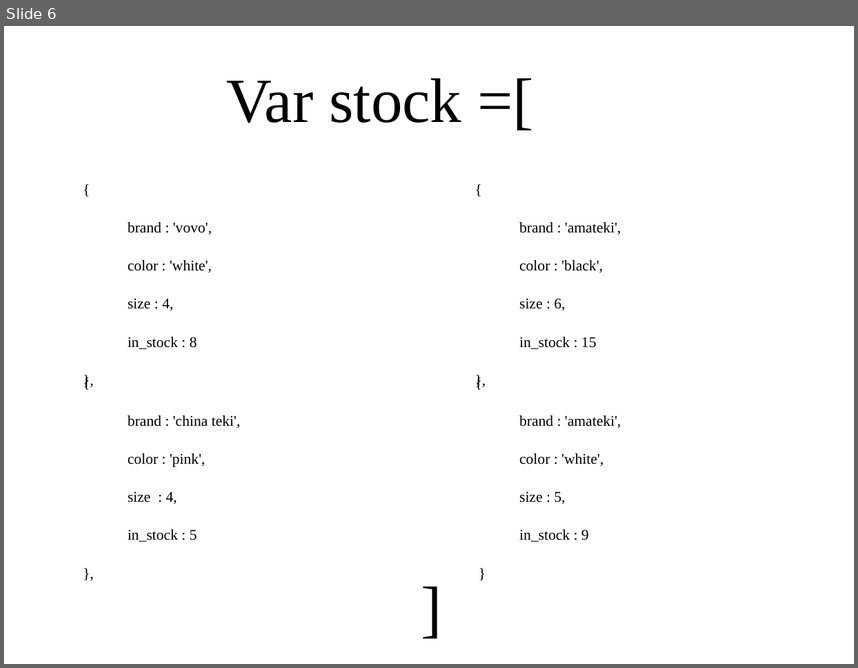
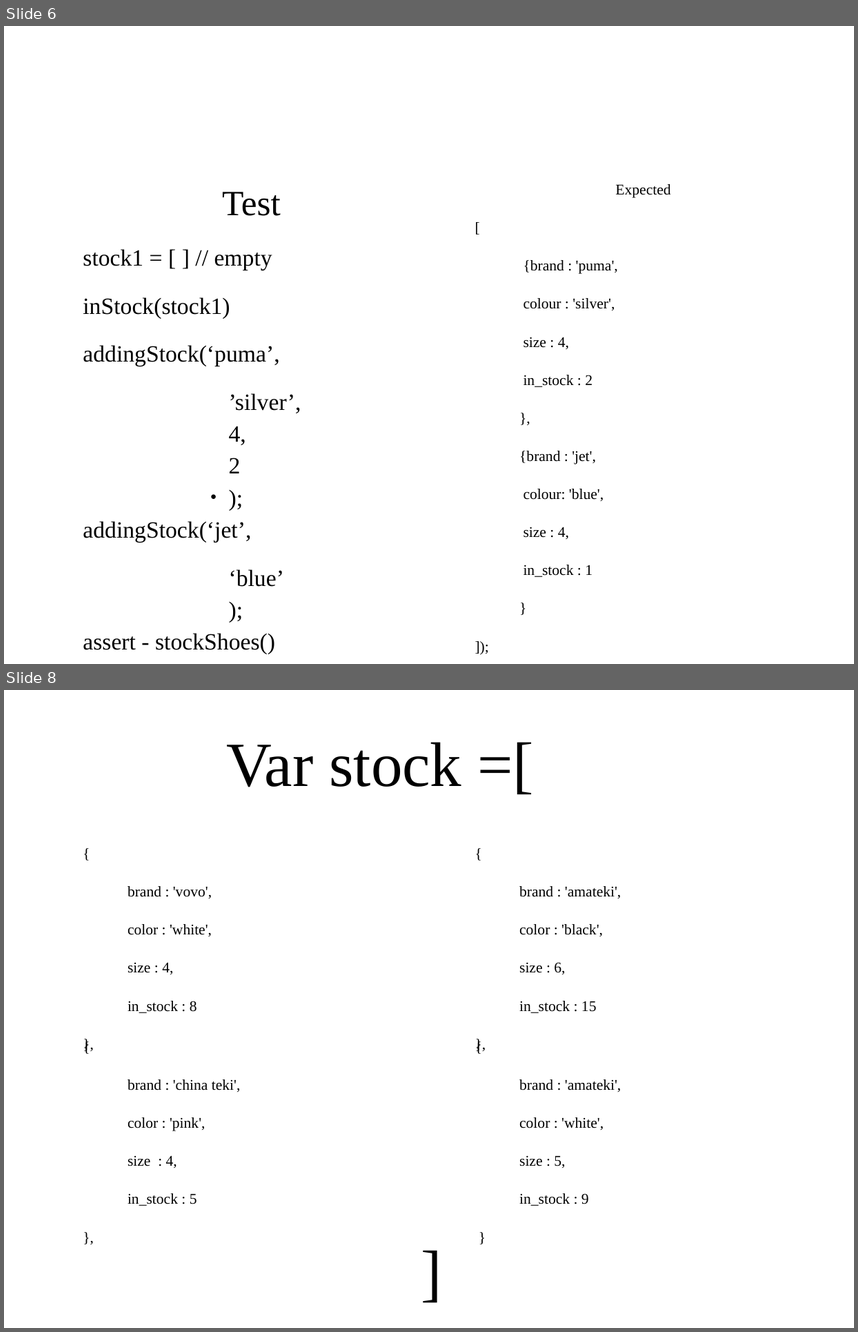
Before and after one commit to TaSiya/shoe, a slide deck: project presentation.odp. Shown one above the other, each under a label of ours: slide 6 before the commit, slides 6 and 8 after it; the slides between them are not shown. The pictures are 858x668 and 858x1332 pixels, drawn with LibreOffice and Linux fonts; fonts in the diff are those of the drawing; background and template pictures are left out. Boxes give left, top, right and bottom in pixels: in the first picture for what was removed or moved away, otherwise in the second. Text is boxed around its words. In the diff, an @@ line names an element or a change of style, - is before the commit and + after.

Commit message:
added more infor in the presentation about the test cases. I also added more info about the adding function. About to do the logic for it

```diff
--- a/project presentation.odp
+++ b/project presentation.odp
@@ slide 6 added at (4, 26, 854, 664), background picture (left out) @@
@@ text added at (519, 184, 671, 577), 13.9 pt, text #000000 @@
+Expected
+[
+{brand : 'puma',
+colour : 'silver',
+size : 4,
+in_stock : 2
+},
+{brand : 'jet',
+colour: 'blue',
+size : 4,
+in_stock : 1
+}
+]);
@@ text added at (83, 192, 301, 653), 21.7 pt, text #000000 @@
+Test
+stock1 = [ ] // empty
+inStock(stock1)
+addingStock(‘puma’,
+        ’silver’,
+        4,
+        2
+        ● );
+addingStock(‘jet’,
+        ‘blue’
+        );
+assert - stockShoes()
@@ what was slide 6 is now slide 8 @@
```
Also in this commit, not shown: 3 slides changed, 5 other slides added, 3 other files.
